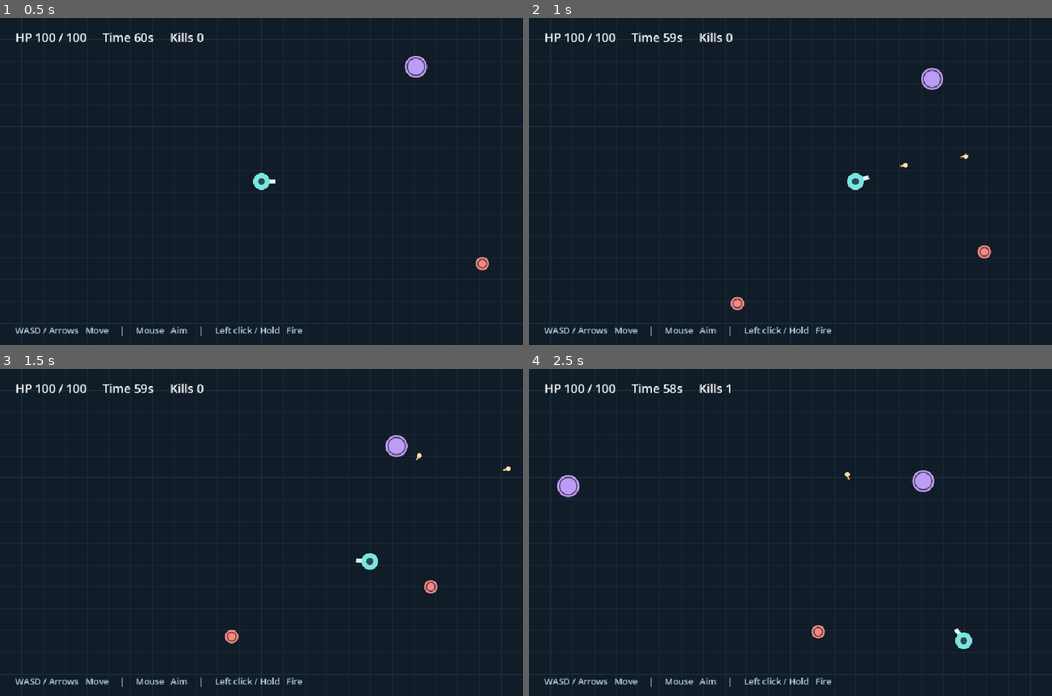
Above: before the commit, frames 1-4 (two rows, left to right).
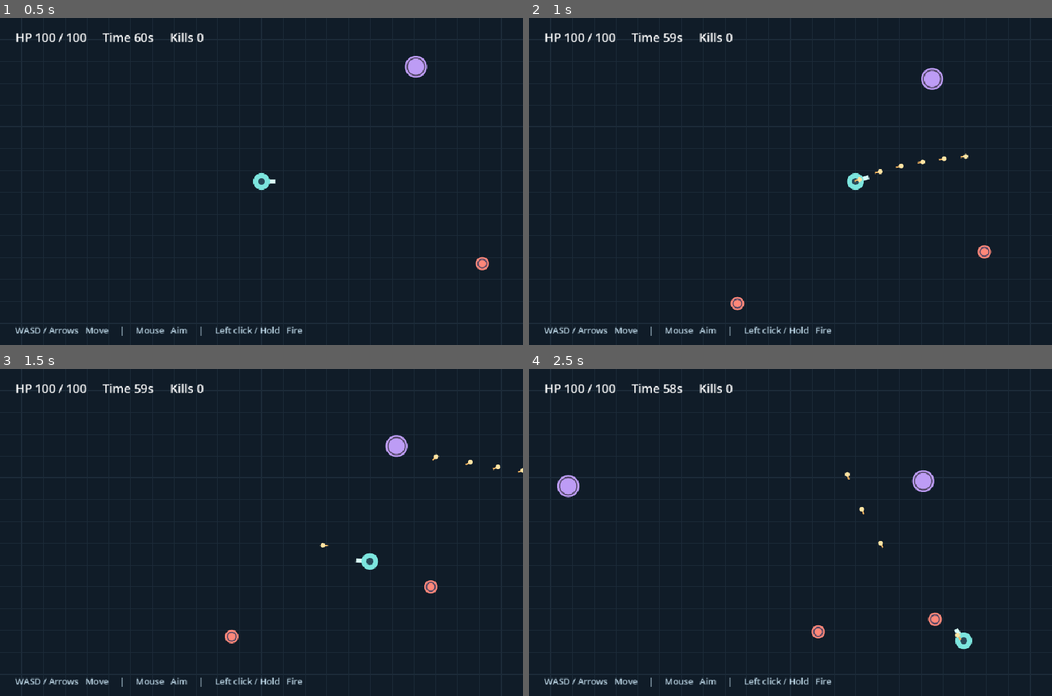
Above: after the commit, the same moments.

Repository: kjw4821/agent-survival
Game: Godot game, scene res://combat/arena.tscn
The game is run twice, just before and just after one commit, with the same random seed, the same clock (stepped at 60 frames per second) and the same inputs.
Inputs (mouse positions are in pixels of both pictures, inside the frame that each line leads up to):
- Up to frame 1 (0.5 s): no input
- Up to frame 2 (1 s): move the mouse to (905, 165) at 0.52 s; press the mouse at (905, 165) at 0.53 s; hold D (move_right) from 0.53 s (still down)
- Up to frame 3 (1.5 s): move the mouse to (156, 548) at 1.27 s; release D (move_right) at 1.28 s; release the mouse at (156, 548) at 1.28 s; hold S (move_down) from 1.28 s (still down); click (156, 548) at 1.35 s
- Up to frame 4 (2.5 s): move the mouse to (842, 460) at 2.02 s; release S (move_down) at 2.03 s; press the mouse at (842, 460) at 2.03 s; hold D (move_right) from 2.03 s (still down)

Frame 1 is identical in both runs. In frame 2, less than 0.1% of the frame differs, in the area x 62-80%, y 42-51%; in frame 3, 0.1%; in frame 4, 0.2%, in the area x 37-83%, y 4-83%.

Commit message:
무기 구성 기획
권총, 기관총, 샷건, 저격총 스탯 및 기능 기획

Diff:
--- a/combat/weapon.gd
+++ b/combat/weapon.gd
@@ -3,8 +3,8 @@
 const ProjectileBody = preload("res://combat/projectile.gd")
 const PROJECTILE_SCENE := preload("res://combat/projectile.tscn")
 
-@export var shot_interval := 0.22
-@export var damage := 20
+@export var shot_interval := 0.08
+@export var damage := 3
 
 var projectiles: Node2D
 var cooldown := 0.0
--- a/project.godot
+++ b/project.godot
@@ -20,29 +20,37 @@
 window/size/viewport_width=960
 window/size/viewport_height=600
 window/stretch/mode="canvas_items"
-window/stretch/aspect="keep"
 
 [input]
 
 move_left={
 "deadzone": 0.2,
-"events": [Object(InputEventKey,"physical_keycode":65), Object(InputEventKey,"physical_keycode":4194319)]
+"events": [Object(InputEventKey,"resource_local_to_scene":false,"resource_name":"","device":16,"window_id":0,"alt_pressed":false,"shift_pressed":false,"ctrl_pressed":false,"meta_pressed":false,"pressed":false,"keycode":0,"physical_keycode":65,"key_label":0,"unicode":0,"location":0,"echo":false,"script":null)
+, Object(InputEventKey,"resource_local_to_scene":false,"resource_name":"","device":16,"window_id":0,"alt_pressed":false,"shift_pressed":false,"ctrl_pressed":false,"meta_pressed":false,"pressed":false,"keycode":0,"physical_keycode":4194319,"key_label":0,"unicode":0,"location":0,"echo":false,"script":null)
+]
 }
 move_right={
 "deadzone": 0.2,
-"events": [Object(InputEventKey,"physical_keycode":68), Object(InputEventKey,"physical_keycode":4194321)]
+"events": [Object(InputEventKey,"resource_local_to_scene":false,"resource_name":"","device":16,"window_id":0,"alt_pressed":false,"shift_pressed":false,"ctrl_pressed":false,"meta_pressed":false,"pressed":false,"keycode":0,"physical_keycode":68,"key_label":0,"unicode":0,"location":0,"echo":false,"script":null)
+, Object(InputEventKey,"resource_local_to_scene":false,"resource_name":"","device":16,"window_id":0,"alt_pressed":false,"shift_pressed":false,"ctrl_pressed":false,"meta_pressed":false,"pressed":false,"keycode":0,"physical_keycode":4194321,"key_label":0,"unicode":0,"location":0,"echo":false,"script":null)
+]
 }
 move_up={
 "deadzone": 0.2,
-"events": [Object(InputEventKey,"physical_keycode":87), Object(InputEventKey,"physical_keycode":4194320)]
+"events": [Object(InputEventKey,"resource_local_to_scene":false,"resource_name":"","device":16,"window_id":0,"alt_pressed":false,"shift_pressed":false,"ctrl_pressed":false,"meta_pressed":false,"pressed":false,"keycode":0,"physical_keycode":87,"key_label":0,"unicode":0,"location":0,"echo":false,"script":null)
+, Object(InputEventKey,"resource_local_to_scene":false,"resource_name":"","device":16,"window_id":0,"alt_pressed":false,"shift_pressed":false,"ctrl_pressed":false,"meta_pressed":false,"pressed":false,"keycode":0,"physical_keycode":4194320,"key_label":0,"unicode":0,"location":0,"echo":false,"script":null)
+]
 }
 move_down={
 "deadzone": 0.2,
-"events": [Object(InputEventKey,"physical_keycode":83), Object(InputEventKey,"physical_keycode":4194322)]
+"events": [Object(InputEventKey,"resource_local_to_scene":false,"resource_name":"","device":16,"window_id":0,"alt_pressed":false,"shift_pressed":false,"ctrl_pressed":false,"meta_pressed":false,"pressed":false,"keycode":0,"physical_keycode":83,"key_label":0,"unicode":0,"location":0,"echo":false,"script":null)
+, Object(InputEventKey,"resource_local_to_scene":false,"resource_name":"","device":16,"window_id":0,"alt_pressed":false,"shift_pressed":false,"ctrl_pressed":false,"meta_pressed":false,"pressed":false,"keycode":0,"physical_keycode":4194322,"key_label":0,"unicode":0,"location":0,"echo":false,"script":null)
+]
 }
 fire={
 "deadzone": 0.2,
-"events": [Object(InputEventMouseButton,"button_index":1)]
+"events": [Object(InputEventMouseButton,"resource_local_to_scene":false,"resource_name":"","device":32,"window_id":0,"alt_pressed":false,"shift_pressed":false,"ctrl_pressed":false,"meta_pressed":false,"button_mask":0,"position":Vector2(0, 0),"global_position":Vector2(0, 0),"factor":1.0,"button_index":1,"canceled":false,"pressed":false,"double_click":false,"script":null)
+]
 }
 
 [layer_names]
Not shown, added: AGENTS.md
